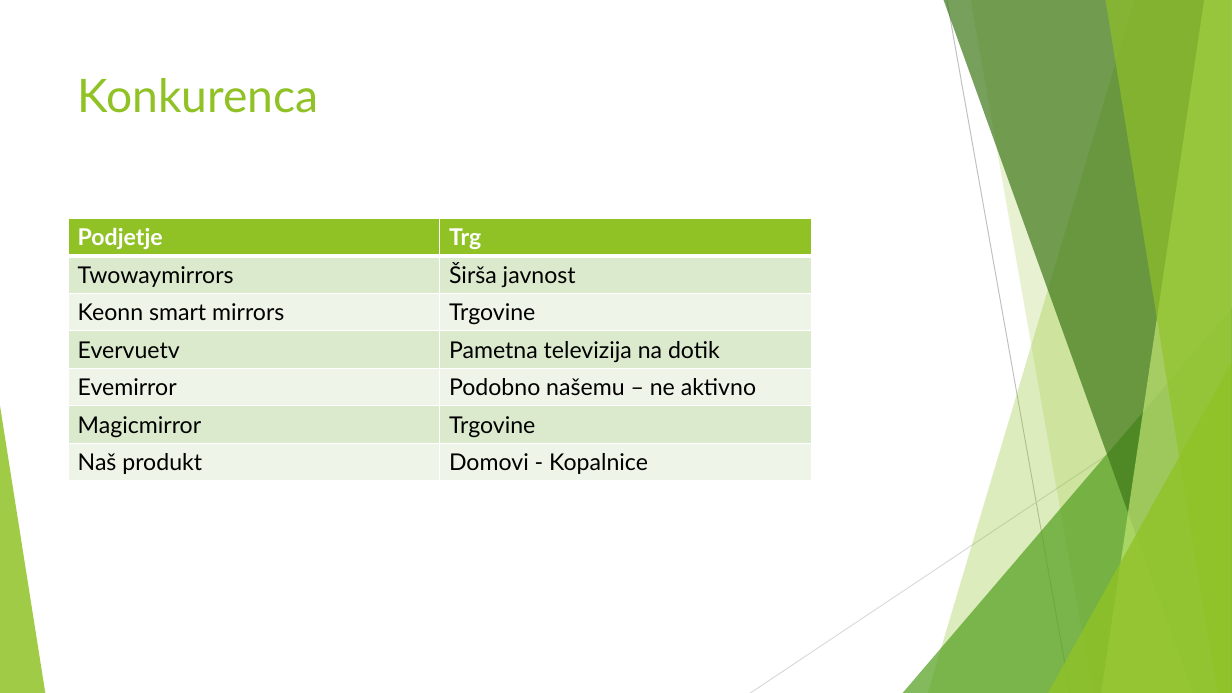
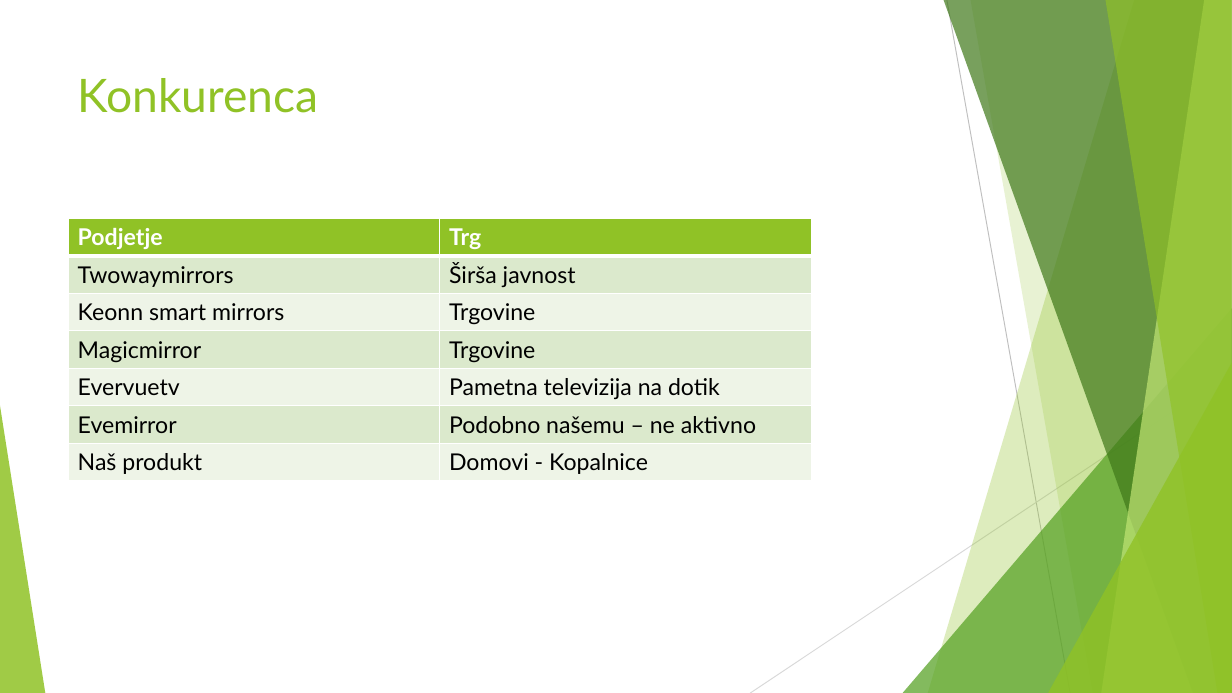
Before and after one commit to Zanz2/IPIRI_MM_RESOURCES, a slide deck: slide 9 of MAGIC-MIRROR_v4.pptx (slide 8 before the commit). Drawn at 1232x693 pixels with LibreOffice and Linux fonts; fonts in the diff are those of the drawing. Boxes give left, top, right and bottom in pixels: in the first picture for what was removed or moved away, otherwise in the second. Text is boxed around its words. In the diff, an @@ line names an element or a change of style, - is before the commit and + after.

```diff
--- a/MAGIC-MIRROR_v4.pptx
+++ b/MAGIC-MIRROR_v4.pptx
@@ table at [68,218,811,481] @@
+row 4: Magicmirror | Trgovine
-row 6: Magicmirror | Trgovine
```
Also in this commit, not shown: 4 other slides changed.
